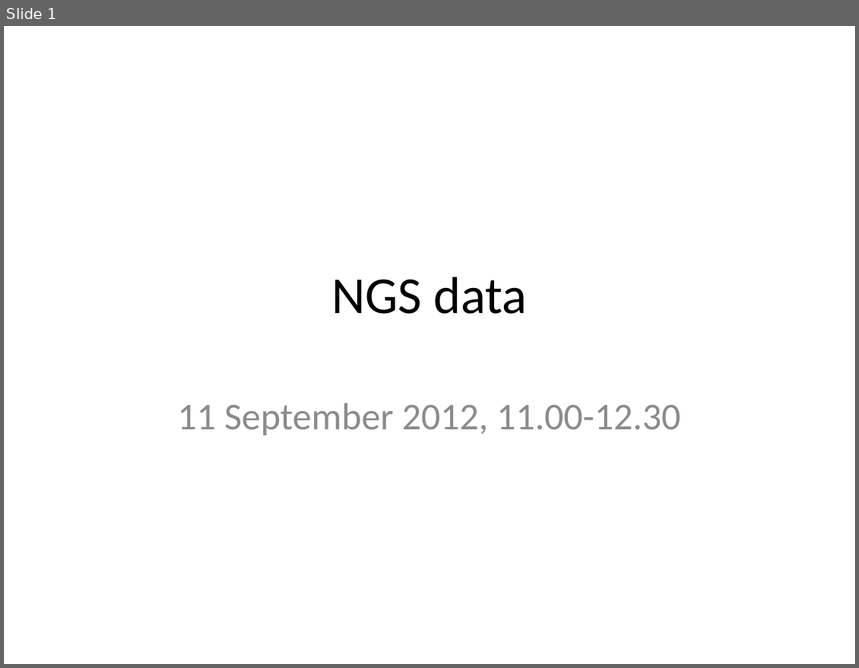
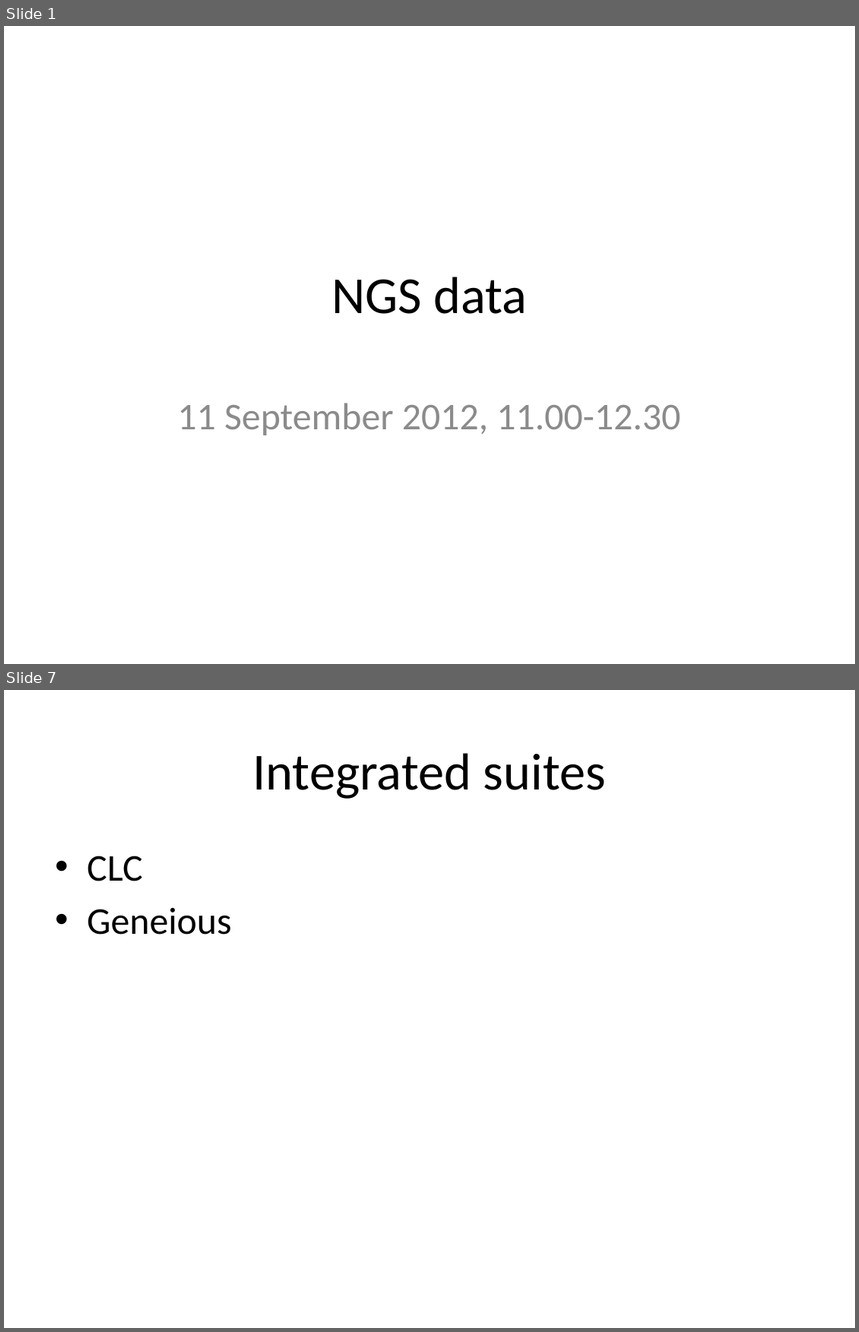
Before and after one commit to rvosa/ngs-workflows, a slide deck: doc/slides/day1/session2/NGSdata.pptx. Shown one above the other, each under a label of ours: slide 1 before the commit, slides 1 and 7 after it; the slides between them are not shown. The pictures are 859x668 and 859x1332 pixels, drawn with LibreOffice and Linux fonts; fonts in the diff are those of the drawing. Boxes give left, top, right and bottom in pixels: in the first picture for what was removed or moved away, otherwise in the second. Text is boxed around its words. In the diff, an @@ line names an element or a change of style, - is before the commit and + after.

Commit message:
added slide titles for all slides

```diff
--- a/doc/slides/day1/session2/NGSdata.pptx
+++ b/doc/slides/day1/session2/NGSdata.pptx
@@ slide 7 added at bbox=[4, 690, 855, 1328], background #FFFFFF @@
@@ title added at bbox=[253, 753, 606, 799], 44 pt, text #000000 @@
+Integrated suites
@@ text added at bbox=[87, 856, 231, 935], 32 pt, text #000000 @@
+• CLC
+• Geneious
```
Also in this commit, not shown: 9 other slides added, 15 other files.
